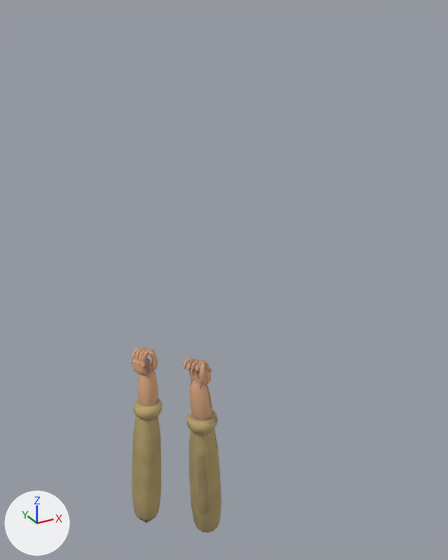
What one commit did to the glTF model game/assets/models/fp_arms.glb.
Camera for both pictures: a 50 mm lens placed at (-0.75, -1.23, 1.03), pointed at (0.19, 0.48, 0.17). The axes (+X, +Y, +Z) are drawn at lower left. The lights are the same throughout. The first picture is the older version. Both versions are drawn at frame 20 of the action 'AN_FP_Mine'; the numbers are the values there.

The first picture shows 'ArmL', 'ArmR'.
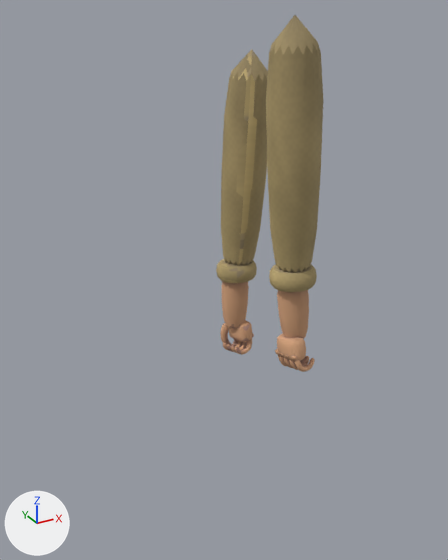
Pixel boxes (x1, y1, x2, y2) of what changed, in the pictures (448 x 560 px):
'ArmL', moved, turned: before (131, 347, 162, 523); after (266, 15, 323, 372)
'ArmR', moved, turned: before (183, 358, 221, 533); after (216, 49, 268, 355)

The change in detail:
Object 'ArmL' (ob_arml) moves from (0.0338, 0.868, -0.289) to (0.136, -0.0316, 0.158).
Object 'ArmL' (ob_arml) turns from (78, 0, 20) to (-103, 0, 5.6) degrees about x, y and z.
Object 'ArmR' (ob_armr) moves from (0.133, 0.591, -0.226) to (0.11, 0.254, 0.0707).
Object 'ArmR' (ob_armr) turns from (78, 0, 20) to (-103, 0, 5.6) degrees about x, y and z.
